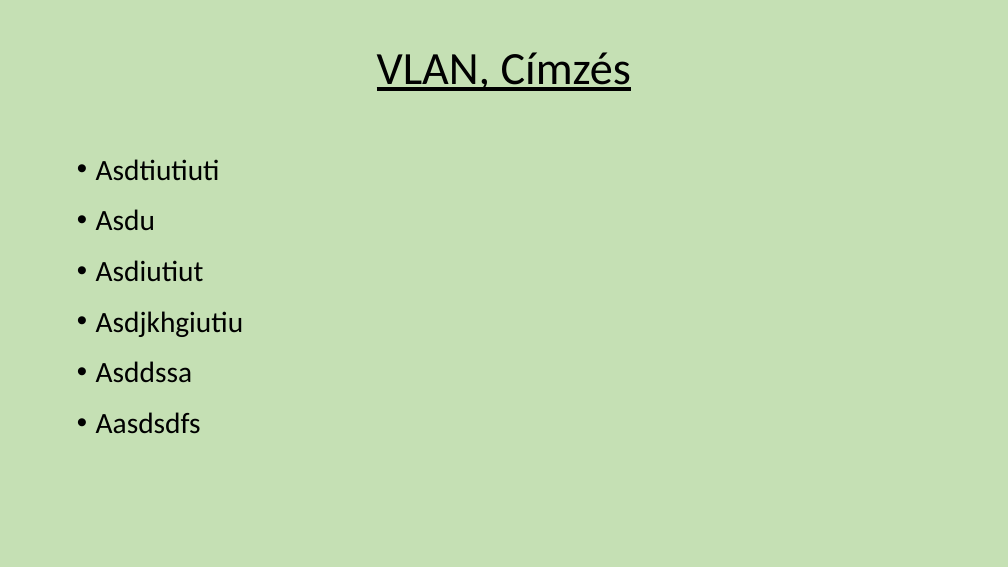
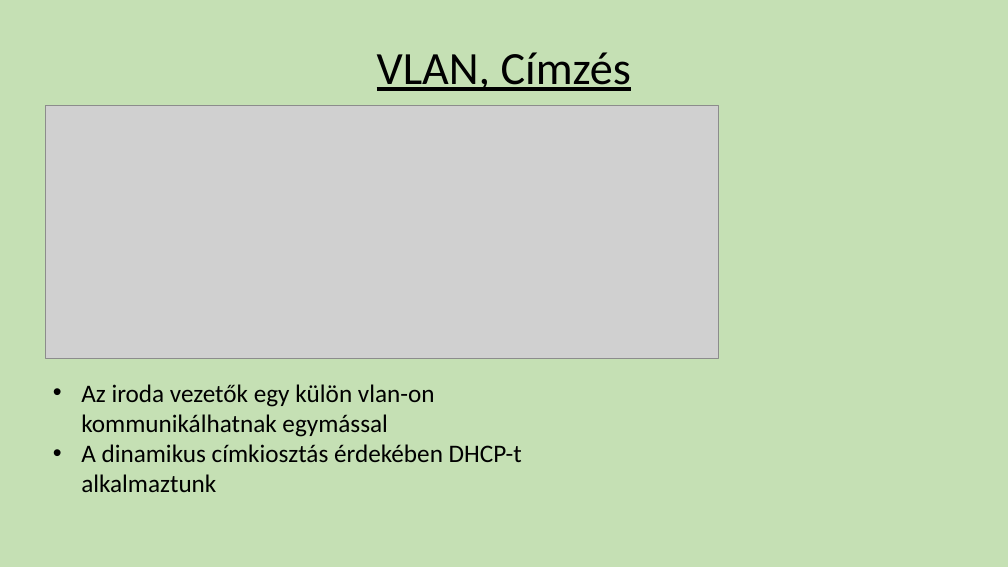
Before and after one commit to GyurosAdam/Niganyok, a slide deck: slide 10 of Hálózati Prezentáció.pptx. Drawn at 1008x567 pixels with LibreOffice and Linux fonts; fonts in the diff are those of the drawing; grey boxes stand for pictures; background and template pictures are left out. Boxes give left, top, right and bottom in pixels: in the first picture for what was removed or moved away, otherwise in the second. Text is boxed around its words. In the diff, an @@ line names an element or a change of style, - is before the commit and + after.

```diff
--- a/Hálózati Prezentáció.pptx
+++ b/Hálózati Prezentáció.pptx
@@ picture added at [45, 105, 718, 359] @@
@@ text removed at [96, 159, 243, 434] @@
-• Asdtiutiuti
-• Asdu
-• Asdiutiut
-• Asdjkhgiutiu
-• Asddssa
-• Aasdsdfs
@@ text added at [81, 384, 522, 492], 24 pt, text #000000 @@
+• Az iroda vezetők egy külön vlan-on kommunikálhatnak egymással
+• A dinamikus címkiosztás érdekében DHCP-t alkalmaztunk
```
Also in this commit, not shown: 4 other slides changed, 5 other files.
